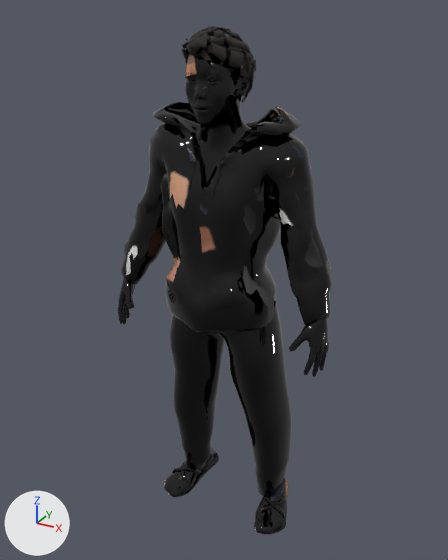
The glTF model web/room/boy2.glb, before and after one commit.
One viewpoint serves both versions: a 50 mm lens placed at (0.926, -1.703, 0.89), pointed at (-0.017, 0.012, 0.033). Lighting does not change. The marker at lower left points along +X, +Y and +Z. The picture after the commit comes second. Where no turn or scale is listed for an object, it has been applied to the vertices. Vertices at exactly the same position are counted once.

Names of what the first picture shows: 'base'.
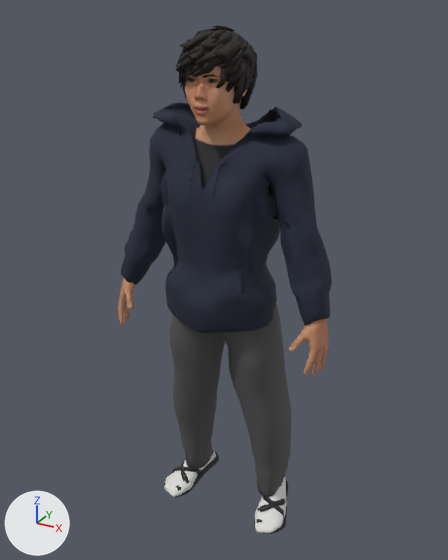
Patch to the scene script:
```diff
--- a/web/room/boy2.glb.py
+++ b/web/room/boy2.glb.py
@@ me_base @@
 # used by ob_base; location = (0.0, 0.0, 0.0)
-me_base.from_pydata(...)  # 12336 vertices, 22807 faces; spans x -0.39..0.4, y -0.2..0.18, z -0.92..0.84
+me_base.from_pydata(...)  # 13133 vertices, 24276 faces; spans x -0.39..0.39, y -0.2..0.18, z -0.92..0.84
+# me_base part 1: 784 vertices moved within x -0.39..0.39, y -0.19..0.1, z -0.17..0.84; 1752 vertices removed from x -0.39..0.4, y -0.19..0.13, z -0.17..0.84; 2574 vertices added at x -0.38..0.39, y -0.2..0.13, z -0.17..0.84
+# me_base part 2: 32 vertices moved from x -0.23..0.23, y -0.08..0.17, z -0.91..-0.45 to x -0.23..0.23, y -0.08..0.17, z -0.91..-0.46; 66 vertices removed from x -0.23..0.25, y -0.11..0.17, z -0.92..-0.5; 66 vertices added at x -0.23..0.25, y -0.11..0.17, z -0.91..-0.48
+# me_base part 3: 11555 kept faces spanning x -0.39..0.39, y -0.2..0.18, z -0.92..0.82 get new texture (UV) coordinates
+# other edits to the shape of me_base do not show in these pictures
 me_base.materials.append(mat_boy2_body)
```

Pixel boxes (x1, y1, x2, y2) of what changed, in the pictures (448 x 560 px; the box of a moved part takes in the faces that stretch with it):
'base', reshaped
    before: (118, 26, 332, 534)
    after: (118, 25, 332, 534)
part 1 of me_base, moved or reshaped
    before: (119, 26, 332, 377)
    after: (118, 25, 331, 376)
part 2 of me_base, moved or reshaped
    before: (176, 408, 292, 534)
    after: (175, 408, 292, 534)
part 3 of me_base, surface changed (lighter)
    before: (118, 42, 332, 534)
    after: (118, 66, 332, 533)
